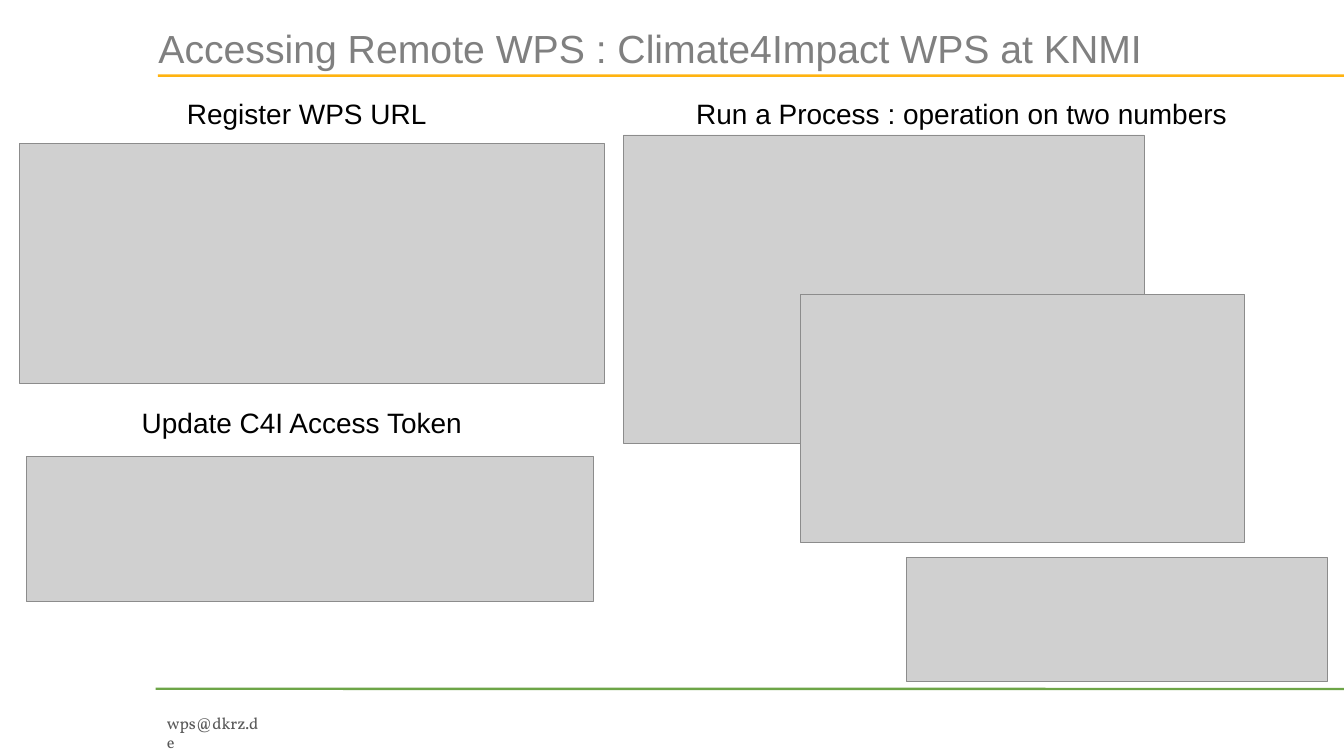
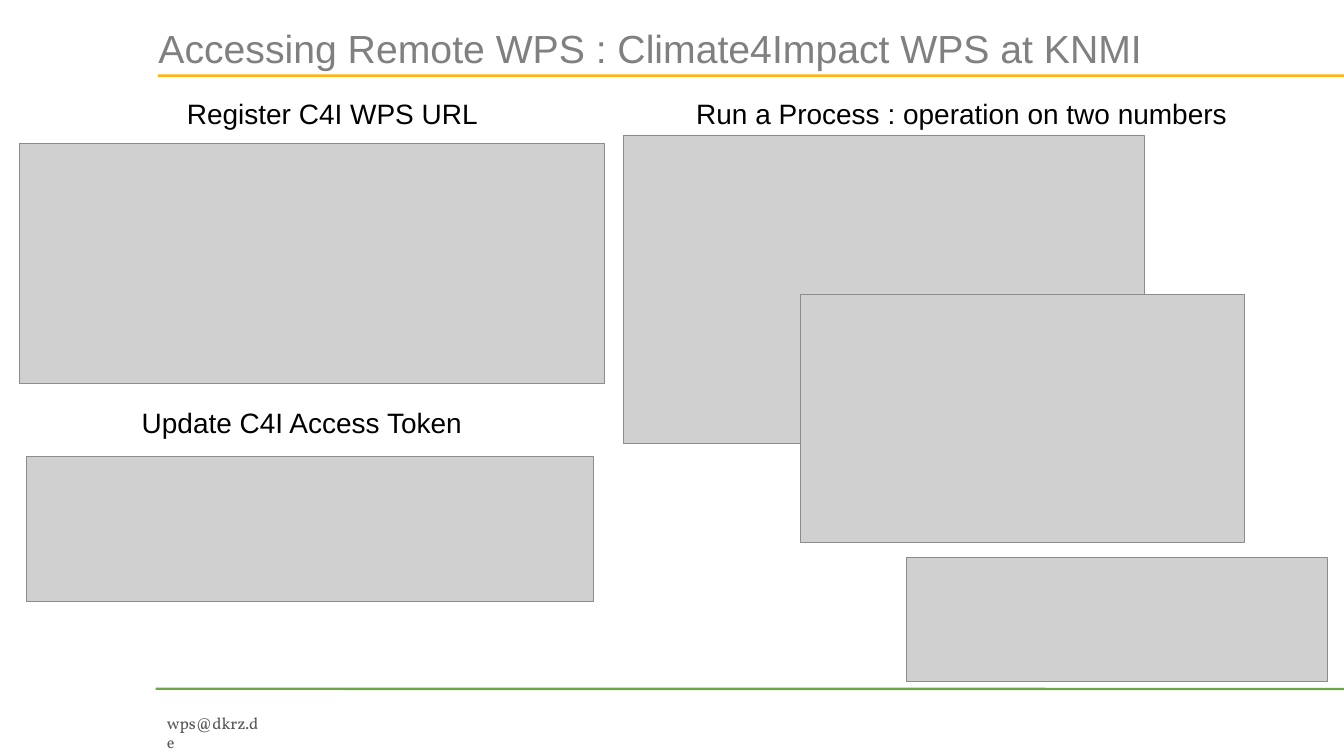
Before and after one commit to bird-house/birdhouse-docs, a slide deck: slide 17 of slides/birdhouse-esgf-f2f-2016/birdhouse-esgf-f2f-2016.odp. Drawn at 1344x756 pixels with LibreOffice and Linux fonts; fonts in the diff are those of the drawing; grey boxes stand for pictures; background and template pictures are left out. Boxes give left, top, right and bottom in pixels: in the first picture for what was removed or moved away, otherwise in the second. Text is boxed around its words. In the diff, an @@ line names an element or a change of style, - is before the commit and + after.

```diff
--- a/slides/birdhouse-esgf-f2f-2016/birdhouse-esgf-f2f-2016.odp
+++ b/slides/birdhouse-esgf-f2f-2016/birdhouse-esgf-f2f-2016.odp
@@ text at (187, 103, 478, 129): text changed @@
-Register WPS URL
+Register C4I WPS URL
```
Also in this commit, not shown: 1 other slide changed, 2 slides added, 1 slide removed, 1 other file.
